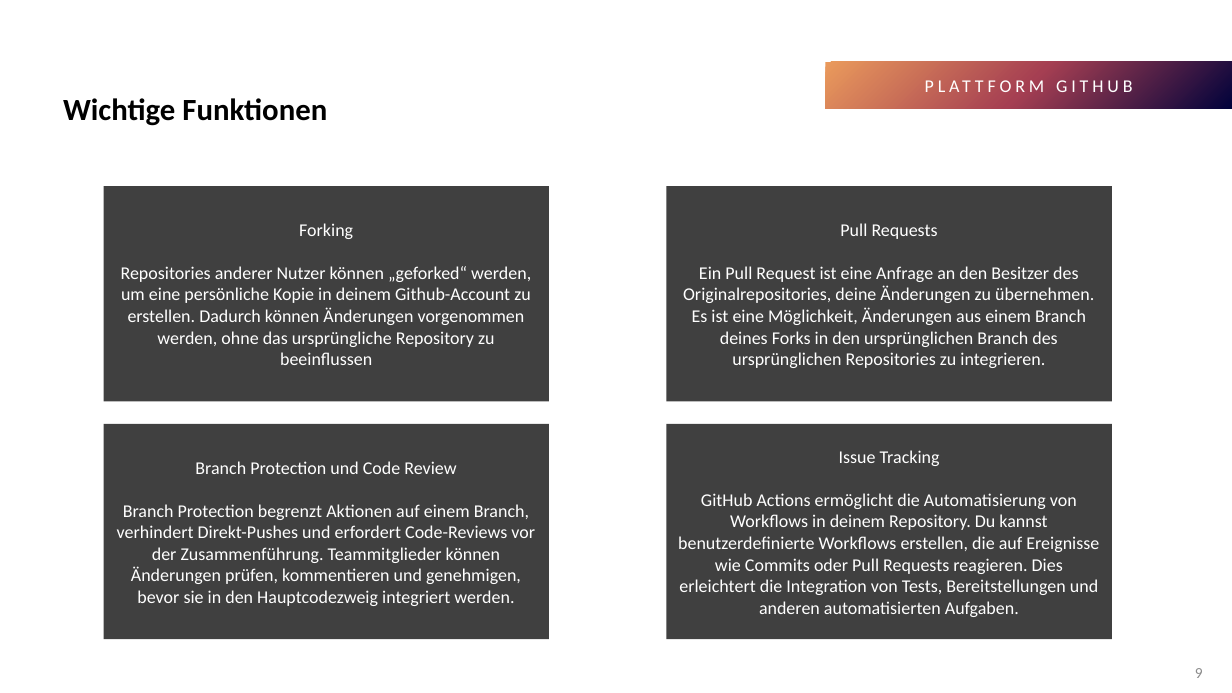
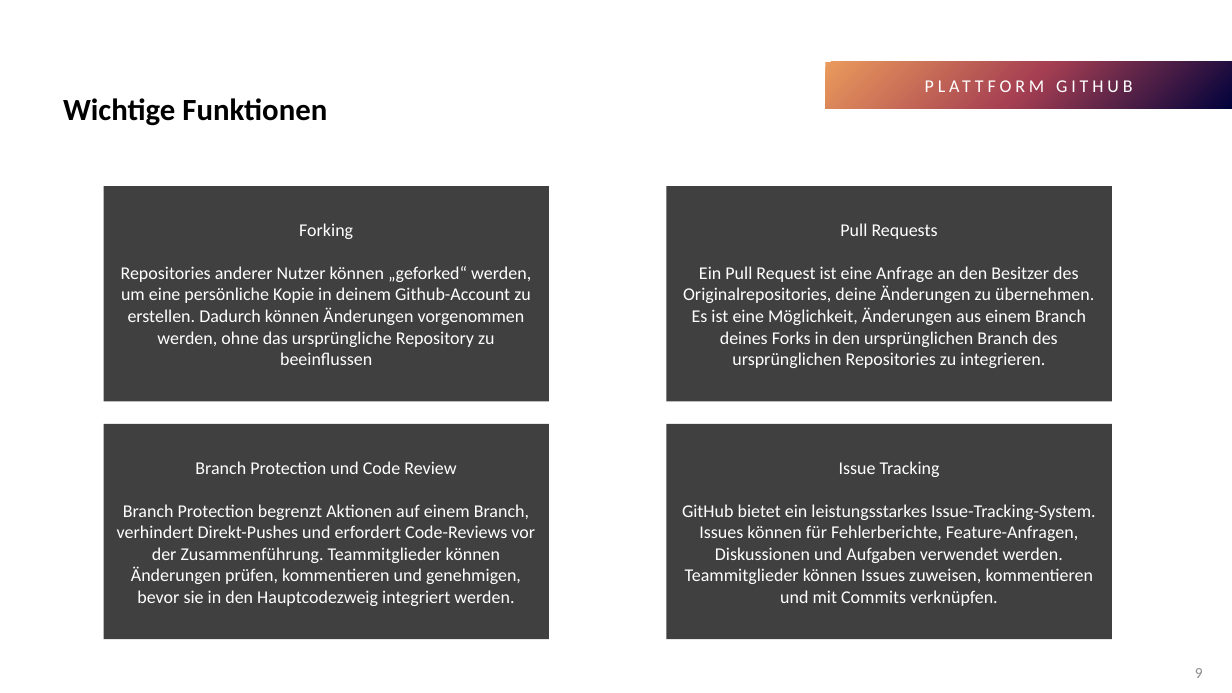
Before and after one commit to Luksch187/DUG-Uebungen-DuA-HS-Landshut, a slide deck: slide 9 of GitHub Präsentation.pptx. Drawn at 1232x693 pixels with LibreOffice and Linux fonts; fonts in the diff are those of the drawing. Boxes give left, top, right and bottom in pixels: in the first picture for what was removed or moved away, otherwise in the second. Text is boxed around its words. In the diff, an @@ line names an element or a change of style, - is before the commit and + after.

```diff
--- a/GitHub Präsentation.pptx
+++ b/GitHub Präsentation.pptx
@@ text in rectangle at [682, 504, 1096, 606]: text changed @@
-GitHub Actions ermöglicht die Automatisierung von Workflows in deinem Repository. Du kannst benutzerdefinierte Workflows erstellen, die auf Ereignisse wie Commits oder Pull Requests reagieren. Dies erleichtert die Integration von Tests, Bereitstellungen und anderen automatisierten Aufgaben.
+GitHub bietet ein leistungsstarkes Issue-Tracking-System. Issues können für Fehlerberichte, Feature-Anfragen, Diskussionen und Aufgaben verwendet werden. Teammitglieder können Issues zuweisen, kommentieren und mit Commits verknüpfen.
```
Also in this commit, not shown: 3 other slides changed.
